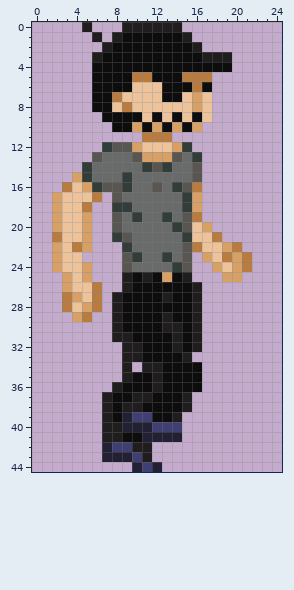
Pixel-art sprite, stored at Player/Sprites/Walk/walk9.png. The first picture shows the starting point.
The file is 25x45 pixels.
Now the later version:
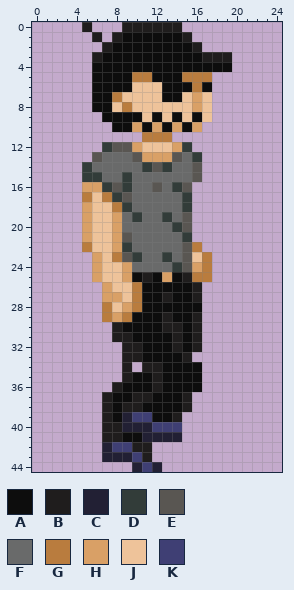
Palette (. is transparent): A #0d0d0d  B #1f1d1d  C #222034  D #323c39  E #595652  F #696a6a  G #b97c3e  H #d9a066  J #eec39a  K #3f3f74
Difference:
@@ x 0..24 @@
 14 .....DFFFFFDEDFFE........
-15 ....HDFFFDFFFFFFE........
-16 ...GJHDEEDFFEFDEG........
-17 ..HJJJG.EFFFFFFDH........
-18 ..HJJG..DDFFFFFDH........
-19 ..HJJH..EFDFFDFEG........
-20 ..HJJH..EFFFFFDEJH.......
-21 ..GJJH..DEFFFFFDJJG......
-22 ..HJGH...DFFFFFEGJJHG....
-23 ..HJJ....EDFFDFE.HJGHG...
-24 ..HJJH...EFFFFDE..HJHG...
-25 ...HJH...BABAHAB...HH....
-26 ...HJJG..BAAAAAAB........
-27 ...GHJG.BAAAABAAB........
-28 ...GJHG.BAAAAAAAB........
-29 ....HG..BAAAABAAB........
+15 .....DDFFDFFFFFFE........
+16 .....HHDEDFFEFDE.........
+17 .....GJGDEFFFFFD.........
+18 .....HJJGDFFFFFD.........
+19 .....HJJHFDFFDFE.........
+20 .....HJJHFFFFFDE.........
+21 .....HJJHEFFFFFD.........
+22 .....GJJHDFFFFFEG........
+23 ......HJGEDFFDFEJG.......
+24 ......HJJHFFFFDEHG.......
+25 ......HJJHABAHABGG.......
+26 .......HJJGAAAAAB........
+27 .......HHJGAABAAB........
+28 .......GJHGAAAAAA........
+29 .......GHGAAABAAB........
 30 ........BAAAABBAB........
